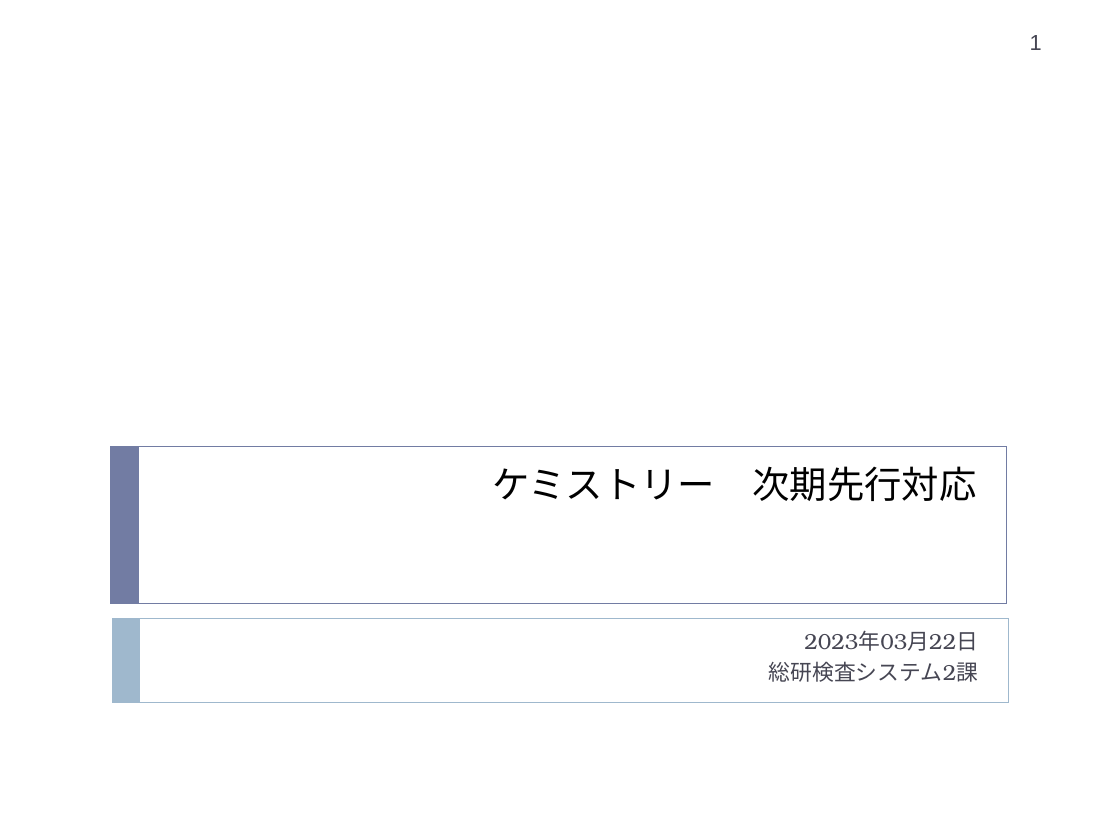
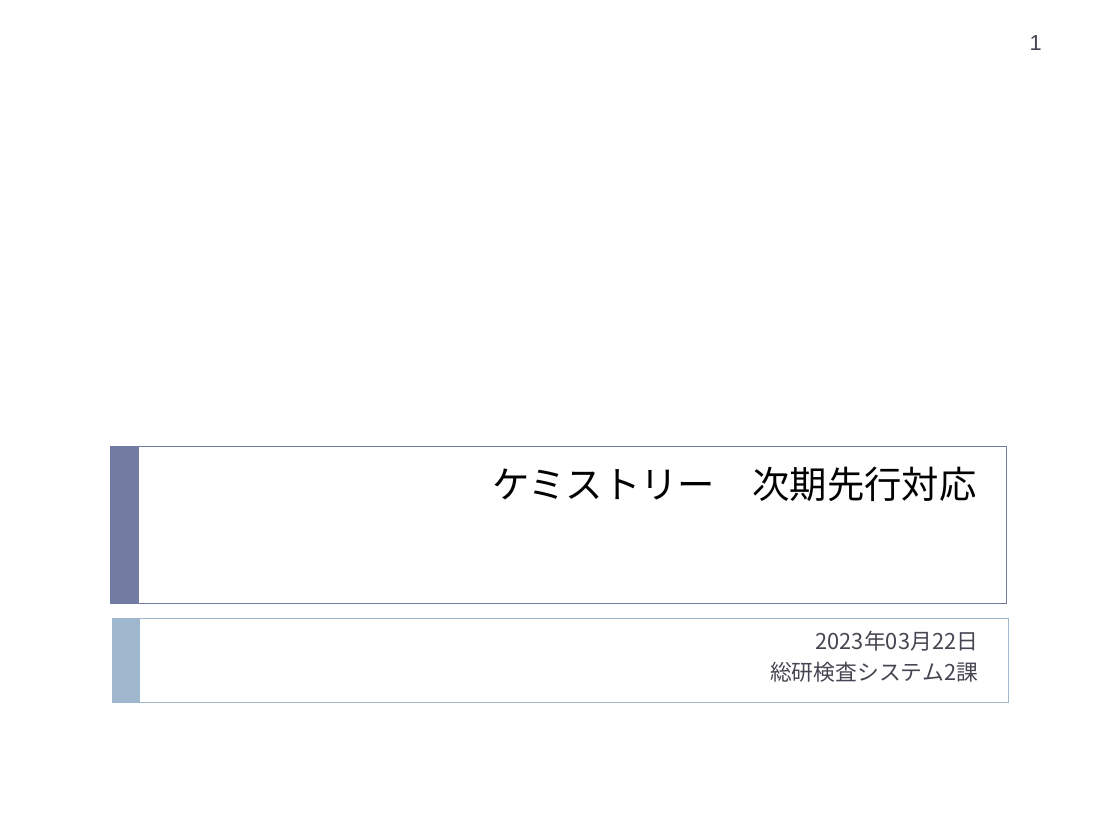
Before and after one commit to hanyutatsuya/Chemistory, a slide deck: slide 1 of 次期システム対応/レビュー/ケミストリー次期先行対応.ppt. Drawn at 1120x840 pixels with LibreOffice and Linux fonts; fonts in the diff are those of the drawing. Boxes give left, top, right and bottom in pixels: in the first picture for what was removed or moved away, otherwise in the second. Text is boxed around its words. In the diff, an @@ line names an element or a change of style, - is before the commit and + after.

```diff
--- a/次期システム対応/レビュー/ケミストリー次期先行対応.ppt
+++ b/次期システム対応/レビュー/ケミストリー次期先行対応.ppt
@@ subtitle "2023年03月22日" at [770,630,978,682]: font TeX Gyre Bonum to Noto Sans CJK JP @@
```
Also in this commit, not shown: 7 other slides changed.
